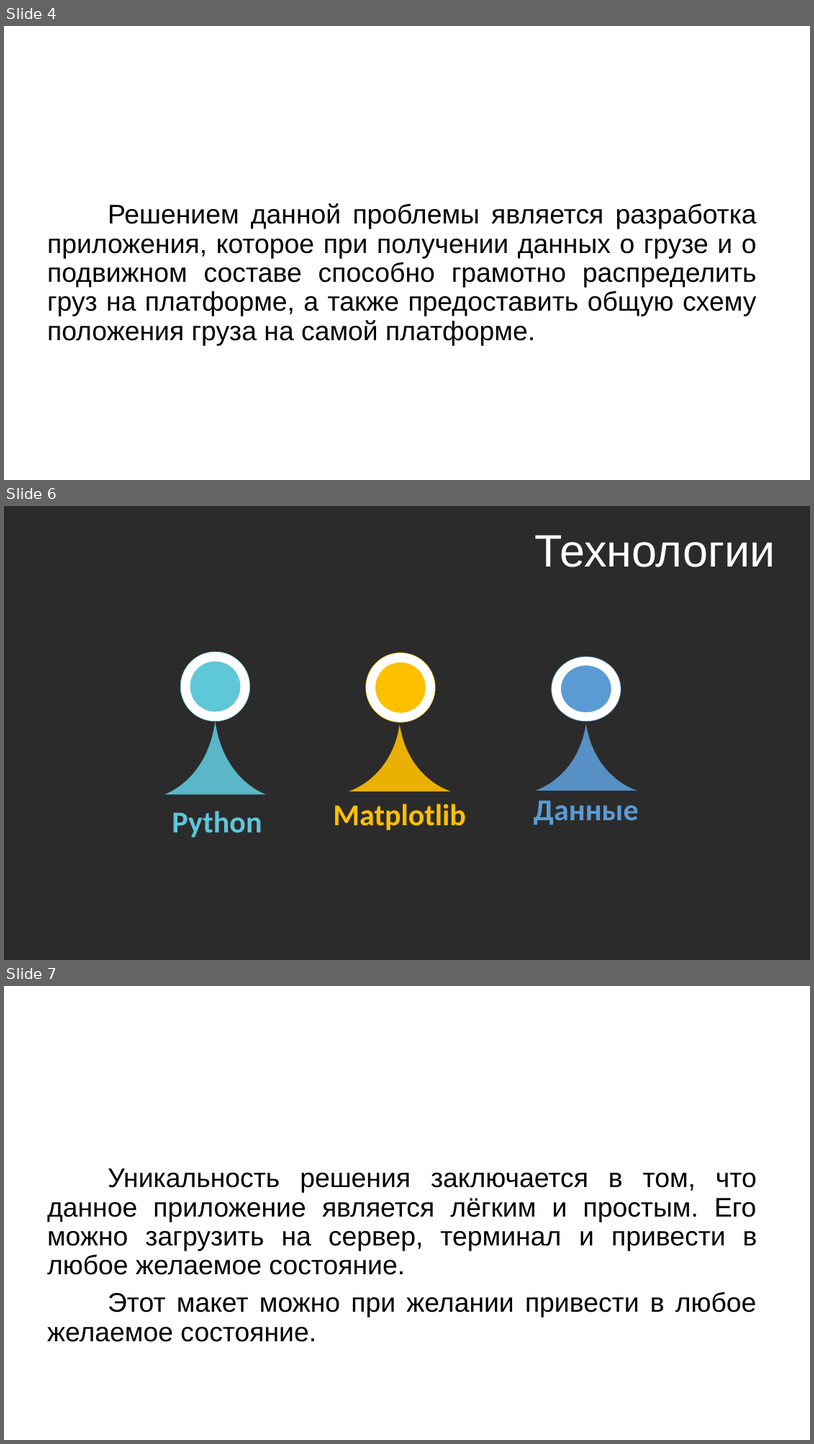
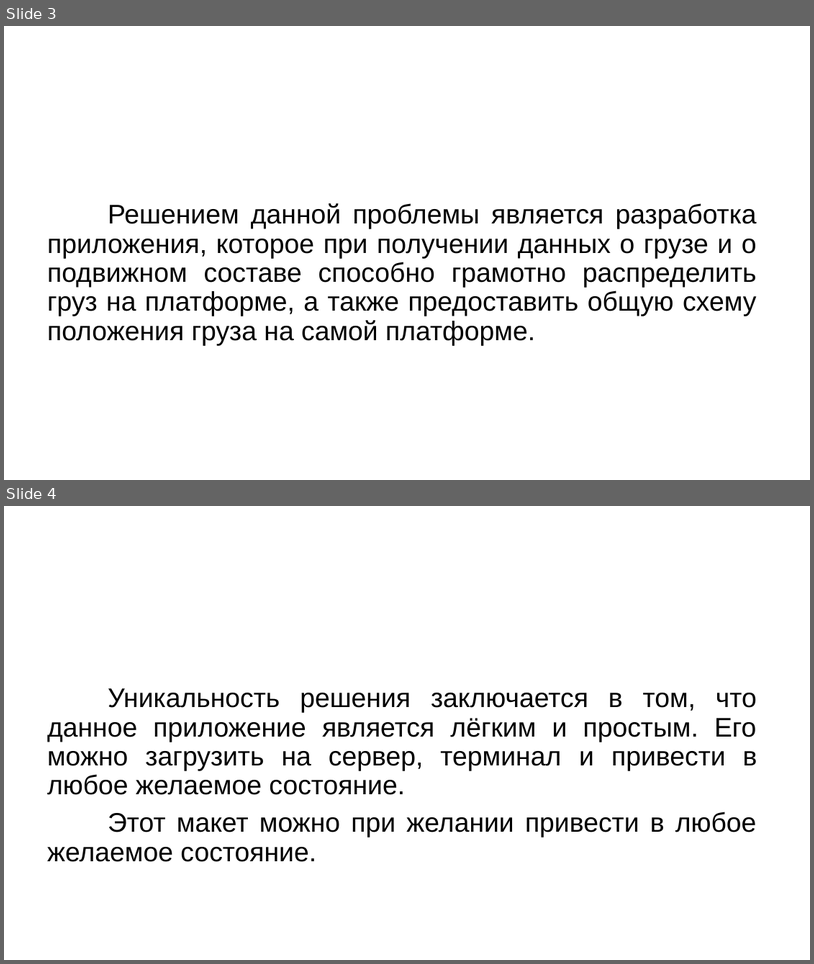
Before and after one commit to comradeoff/trainCat, a slide deck: Презентация.pptx. Shown one above the other, each under a label of ours: slides 4, 6 and 7 before the commit, slides 3 and 4 after it; the slides between them are not shown. The pictures are 814x1444 and 814x964 pixels, drawn with LibreOffice and Linux fonts; fonts in the diff are those of the drawing; background and template pictures are left out; a plain dark background stands for a picture behind light text. Boxes give left, top, right and bottom in pixels: in the first picture for what was removed or moved away, otherwise in the second. Text is boxed around its words. In the diff, an @@ line names an element or a change of style, - is before the commit and + after.

```diff
--- a/Презентация.pptx
+++ b/Презентация.pptx
@@ slide 6 removed at (x1=4, y1=506, x2=810, y2=960), background picture (left out) @@
@@ title removed at (x1=535, y1=535, x2=775, y2=567) @@
-Технологии
@@ ellipse removed at (x1=180, y1=651, x2=250, y2=721) @@
@@ ellipse removed at (x1=366, y1=653, x2=436, y2=723) @@
@@ ellipse removed at (x1=552, y1=656, x2=622, y2=721) @@
@@ ellipse removed at (x1=190, y1=662, x2=240, y2=711) @@
@@ ellipse removed at (x1=376, y1=663, x2=426, y2=713) @@
@@ ellipse removed at (x1=562, y1=666, x2=612, y2=713) @@
@@ freeform shape removed at (x1=165, y1=721, x2=267, y2=794) @@
@@ freeform shape removed at (x1=349, y1=724, x2=451, y2=792) @@
@@ freeform shape removed at (x1=535, y1=723, x2=638, y2=790) @@
@@ text removed at (x1=333, y1=803, x2=466, y2=830) @@
-Matplotlib
@@ text removed at (x1=534, y1=800, x2=639, y2=825) @@
-Данные
@@ text removed at (x1=172, y1=811, x2=262, y2=837) @@
-Python
@@ what was slide 4 is now slide 3 @@
@@ what was slide 7 is now slide 4 @@
```
Also in this commit, not shown: 1 slide changed, 1 other slide removed, 1 other file.
